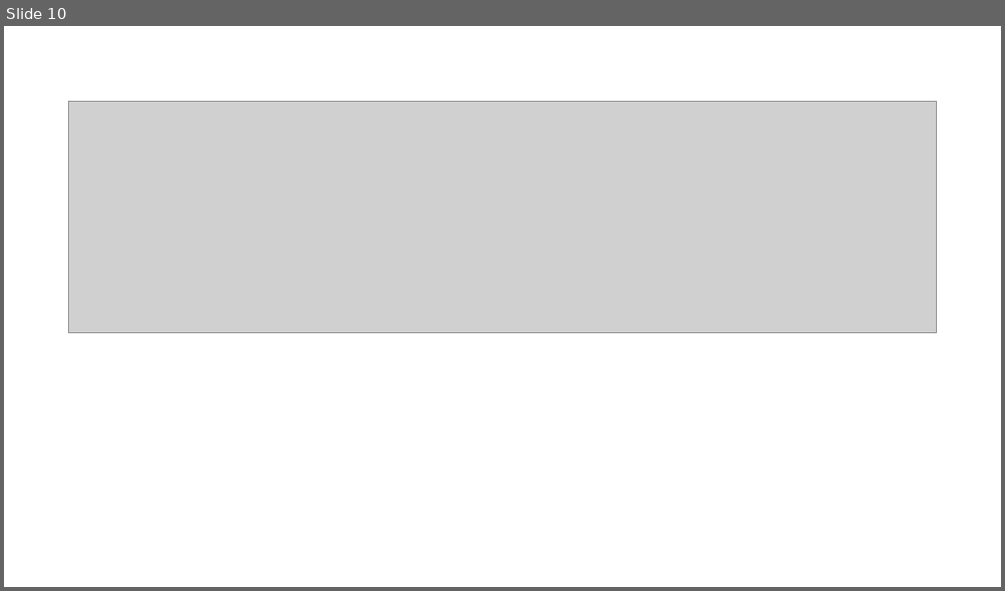
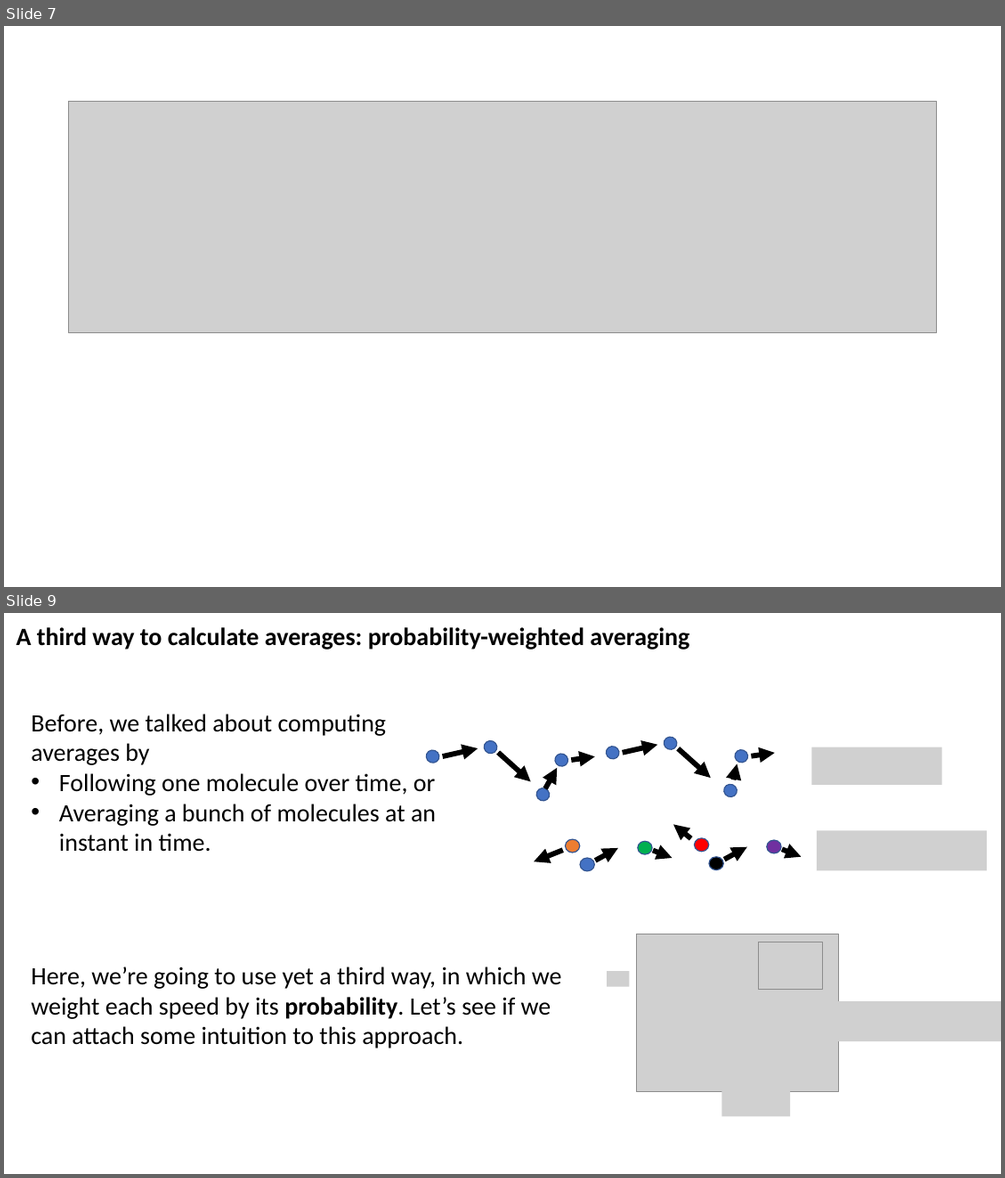
Before and after one commit to sneshyba/pypchem, a slide deck: Thermo 2022 (Neshyba)/Lectures/Week 3 - Probability density functions/Week 3.2 - Visualizing probability distributions.pptx. Shown one above the other, each under a label of ours: slide 10 before the commit, slides 7 and 9 after it; the slides between them are not shown. The pictures are 1005x591 and 1005x1178 pixels, drawn with LibreOffice and Linux fonts; fonts in the diff are those of the drawing; grey boxes stand for pictures. Boxes give left, top, right and bottom in pixels: in the first picture for what was removed or moved away, otherwise in the second. Text is boxed around its words. In the diff, an @@ line names an element or a change of style, - is before the commit and + after.

```diff
--- a/Thermo 2022 (Neshyba)/Lectures/Week 3 - Probability density functions/Week 3.2 - Visualizing probability distributions.pptx
+++ b/Thermo 2022 (Neshyba)/Lectures/Week 3 - Probability density functions/Week 3.2 - Visualizing probability distributions.pptx
@@ slide 9 added at <box>4,613,1001,1174</box>, background #FFFFFF @@
@@ text added at <box>16,627,689,649</box>, 24 pt, text #000000, bold @@
+A third way to calculate averages: probability-weighted averaging
@@ text added at <box>31,714,436,852</box>, 24 pt, text #000000 @@
+Before, we talked about computing averages by
+• Following one molecule over time, or
+• Averaging a bunch of molecules at an instant in time.
@@ group added at <box>423,735,776,802</box>: 8 ellipses, 8 arrows @@
@@ picture added at <box>811,747,942,784</box> @@
@@ group added at <box>534,825,801,871</box>: 6 ellipses, 6 arrows @@
@@ picture added at <box>817,831,987,871</box> @@
@@ group added at <box>607,934,839,1116</box>: 4 pictures @@
@@ text added at <box>31,966,562,1048</box>, 24 pt, text #000000 @@
+Here, we’re going to use yet a third way, in which we weight each speed by its probability. Let’s see if we can attach some intuition to this approach.
@@ picture added at <box>817,1001,1001,1041</box> @@
@@ what was slide 10 is now slide 7 @@
```
Also in this commit, not shown: 1 slide changed, 12 other slides added, 7 slides removed, 17 other files.
